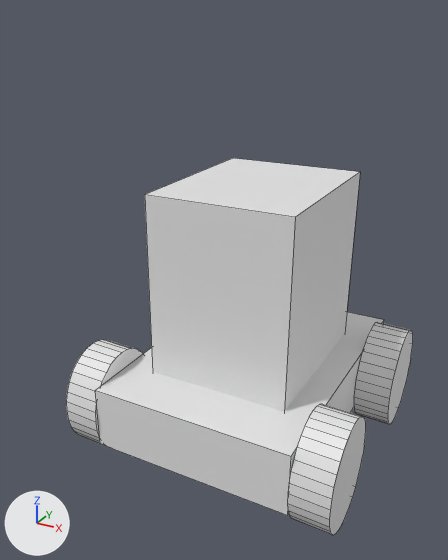
The FBX model Assets/TDTK/Prefabs/Creeps/Gabarits/tortue.fbx: old version first, new version second.
The view is the same before and after, from a 50 mm lens placed at (0.54, -0.878, 0.385), pointed at (0.108, -0.093, -0.007). The axes (+X, +Y, +Z) are drawn at lower left. The lights are the same throughout. Mesh edges are drawn as thin lines.
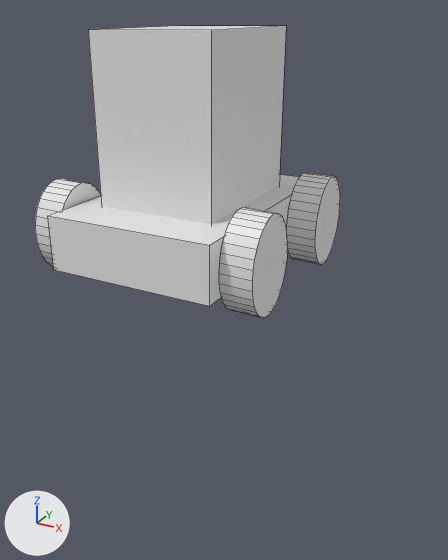
Pixel boxes [x1, y1, x2, y2] of what changed, in the pictures (448 x 560 px; the box of a moved part takes in the faces that stretch with it):
'Cylinder.006', reshaped, moved, rescaled (12% narrower, 22% shorter): before [66, 158, 413, 535]; after [35, 26, 340, 318]
part 1 of me_cylinder_016, added: after [219, 207, 288, 318]
part 2 of me_cylinder_016, added: after [88, 26, 286, 224]
part 3 of me_cylinder_016, moved or reshaped: before [95, 312, 384, 515]; after [48, 175, 299, 306]
part 4 of me_cylinder_016, added: after [35, 179, 101, 267]
part 5 of me_cylinder_016, added: after [286, 173, 340, 264]
part 6 of me_cylinder_016, deleted: before [354, 322, 413, 424]
part 7 of me_cylinder_016, deleted: before [287, 404, 366, 535]
part 8 of me_cylinder_016, deleted: before [66, 340, 143, 443]
part 9 of me_cylinder_016, deleted: before [145, 158, 360, 411]

Patch to the scene script:
```diff
--- a/Assets/TDTK/Prefabs/Creeps/Gabarits/tortue.fbx.py
+++ b/Assets/TDTK/Prefabs/Creeps/Gabarits/tortue.fbx.py
@@ me_cylinder_016 @@
 me_cylinder_016.from_pydata(...)  # 272 vertices, 148 faces; spans x -4.0..0.5, y -3.4..3.3, z -8.4..8.4
 # used by ob_cylinder_006; location = (0.181, -0.131, -0.188); rotation_euler = (0.0, 1.585, 0.0), in degrees (0, 91, 0); scale = (0.0901, 0.0594, 0.0239)
-me_cylinder_016.materials.append(mat_stone_dirt_wall)  # white #e7e7e7
-me_cylinder_016.materials.append(mat_stone_dirt_wall_001)  # white #e7e7e7
+# me_cylinder_016 part 1: a new loose piece, a 32-sided cylinder along z spanning x -0.084..0.024, y -0.175..-0.054, z 0.108..0.148
+# me_cylinder_016 part 2: a new loose piece, a box spanning x -0.24..-0.05, y -0.12..0.12, z -0.08..0.08
+# me_cylinder_016 part 3: the loose piece of 8 vertices spanning x -1.1..0.0, y -3.3..3.3, z -6.2..6.1 is scaled about the mesh origin by (0.0612, 0.0601, 0.0177)
+# me_cylinder_016 part 4: a new loose piece, a 32-sided cylinder along z spanning x -0.08..0.027, y -0.175..-0.054, z -0.151..-0.111
+# me_cylinder_016 part 5: a new loose piece, a 32-sided cylinder along z spanning x -0.084..0.024, y 0.062..0.183, z 0.108..0.148
+# me_cylinder_016 part 6: the loose piece of 64 vertices spanning x -1.3..0.4, y 0.9..3.1, z 6.1..8.4 is deleted
+# me_cylinder_016 part 7: the loose piece of 64 vertices spanning x -1.3..0.4, y -3.4..-1.2, z 6.1..8.4 is deleted
+# me_cylinder_016 part 8: the loose piece of 64 vertices spanning x -1.3..0.5, y -3.4..-1.2, z -8.4..-6.1 is deleted
+# me_cylinder_016 part 9: the loose piece of 8 vertices spanning x -4.0..-0.8, y -2.0..2.0, z -4.4..4.3 is deleted
@@ ob_cylinder_006 @@
 ob_cylinder_006 = bpy.data.objects.new('Cylinder.006', me_cylinder_016)
-ob_cylinder_006.location = (0.181, -0.131, -0.188)
+ob_cylinder_006.location = (0.0, 0.0, 0.0)
 ob_cylinder_006.rotation_euler = (0.0, 1.585, 0.0)  # degrees (0, 91, 0)
-ob_cylinder_006.scale = (0.0901, 0.0594, 0.0239)
+ob_cylinder_006.scale = (1.48, 1.0, 1.34)
```
